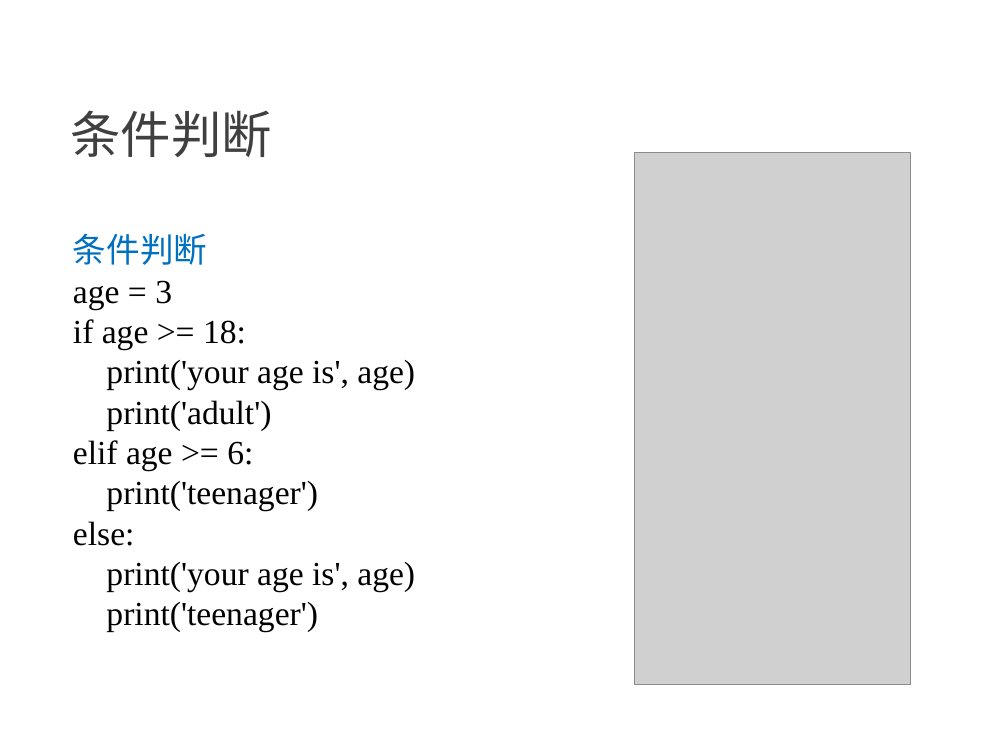
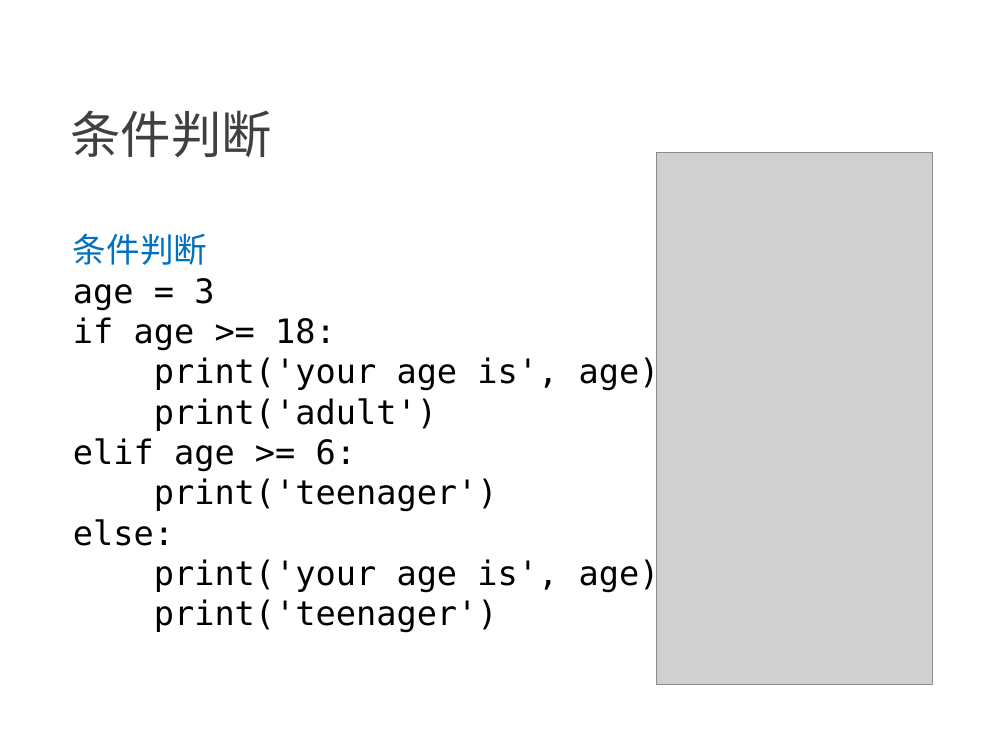
Before and after one commit to NewGr8Player/My-PPT, a slide deck: slide 13 of Python3/1.Python3-基础.pptx. Drawn at 1008x756 pixels with LibreOffice and Linux fonts; fonts in the diff are those of the drawing; grey boxes stand for pictures. Boxes give left, top, right and bottom in pixels: in the first picture for what was removed or moved away, otherwise in the second. Text is boxed around its words. In the diff, an @@ line names an element or a change of style, - is before the commit and + after.

```diff
--- a/Python3/1.Python3-基础.pptx
+++ b/Python3/1.Python3-基础.pptx
@@ picture: place and size @@
-picture at (634,152,910,684)
+picture at (656,152,932,684)
@@ text at (73,278,660,632): font Times New Roman to DejaVu Sans Mono @@
```
Also in this commit, not shown: 15 other slides changed, 5 other files.
